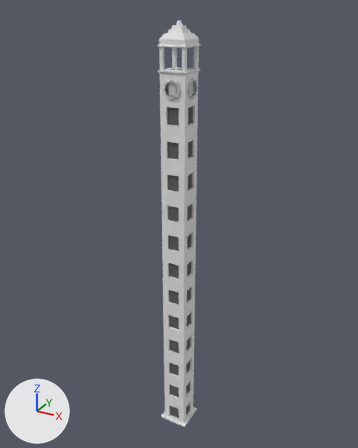
The Blender file Assets/Models/bellTowerLong.blend as it was, and as the next commit left it.
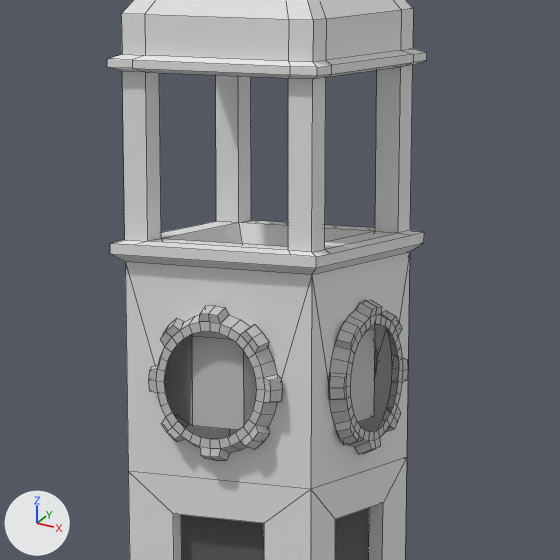
Each version appears first whole from a 50 mm lens placed at (17.47, -31.79, 35.7), pointed at (-0.44, 0.76, 19.42), and next in a close-up on the part from 40% to 61% of the width and 8% to 25% of the height. Arrows for +X, +Y and +Z are at lower left; the lights stay in place. The close-ups show mesh edges as thin lines. The same objects are shown in both versions, whatever each file hides.

In view in the first close-up: 'struct'.
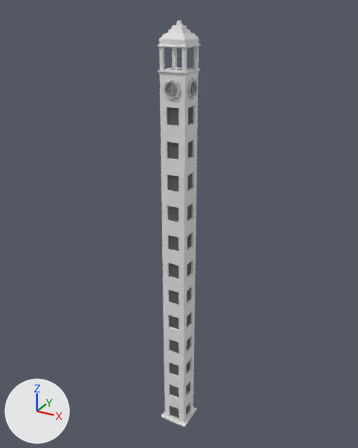
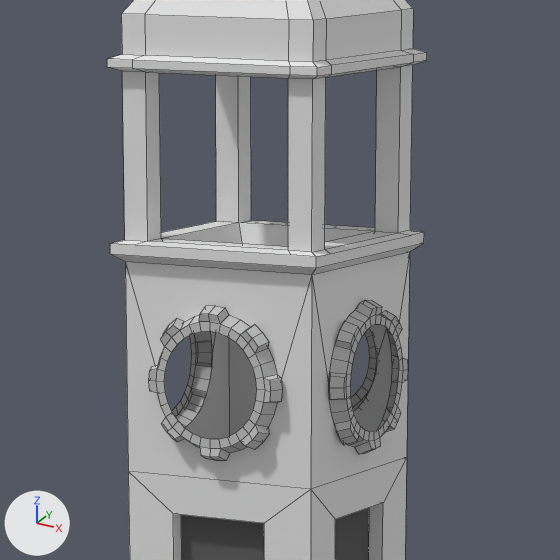
Pixel boxes (x1, y1, x2, y2) of what changed, in the close-ups (560 x 560 px):
part 1 of me_cube, deleted
    before: (164, 325, 375, 430)

The change, as a list of edits to the scene's bpy script:
```text
Change me_cube:
    used by ob_struct; location = (0.0, 0.0, 17.49)
    remove me_cube.from_pydata(...)  # 1340 vertices, 1220 faces; spans x -1.2..1.2, y -1.2..1.3, z -17.5..17.3
    add me_cube.from_pydata(...)  # 1300 vertices, 1167 faces; spans x -1.2..1.2, y -1.2..1.3, z -17.5..17.3
    me_cube part 1
    40 vertices are removed from x -1.0..1.0, y -1.0..1.0, z 12.5..13.6
    53 faces are deleted
```
